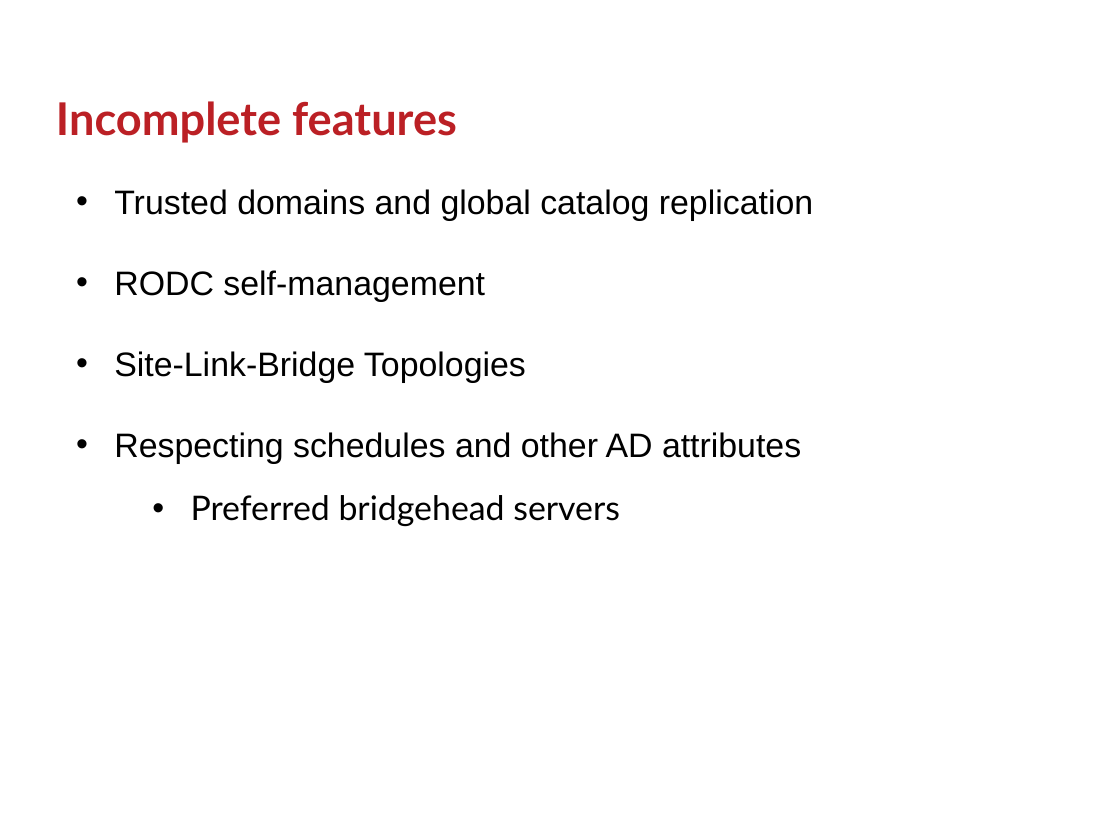
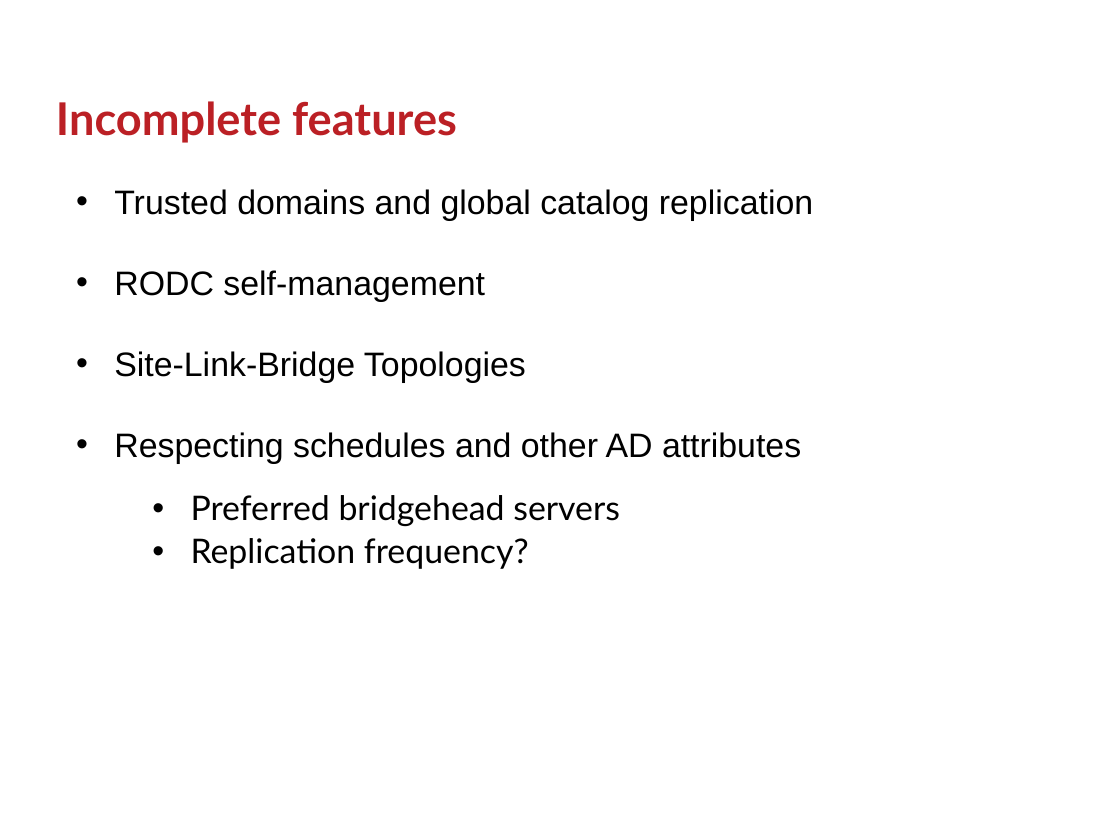
Before and after one commit to GSam/Slides, a slide deck: slide 41 of Samba KCC.pptx (slide 33 before the commit). Drawn at 1120x840 pixels with LibreOffice and Linux fonts; fonts in the diff are those of the drawing; background and template pictures are left out. Boxes give left, top, right and bottom in pixels: in the first picture for what was removed or moved away, otherwise in the second. Text is boxed around its words. In the diff, an @@ line names an element or a change of style, - is before the commit and + after.

```diff
--- a/Samba KCC.pptx
+++ b/Samba KCC.pptx
@@ text at bbox=[191, 538, 529, 569]: paragraph added @@
+  • Replication frequency?
```
Also in this commit, not shown: 13 other slides changed, 11 slides added, 7 slides removed, 1 other file.
